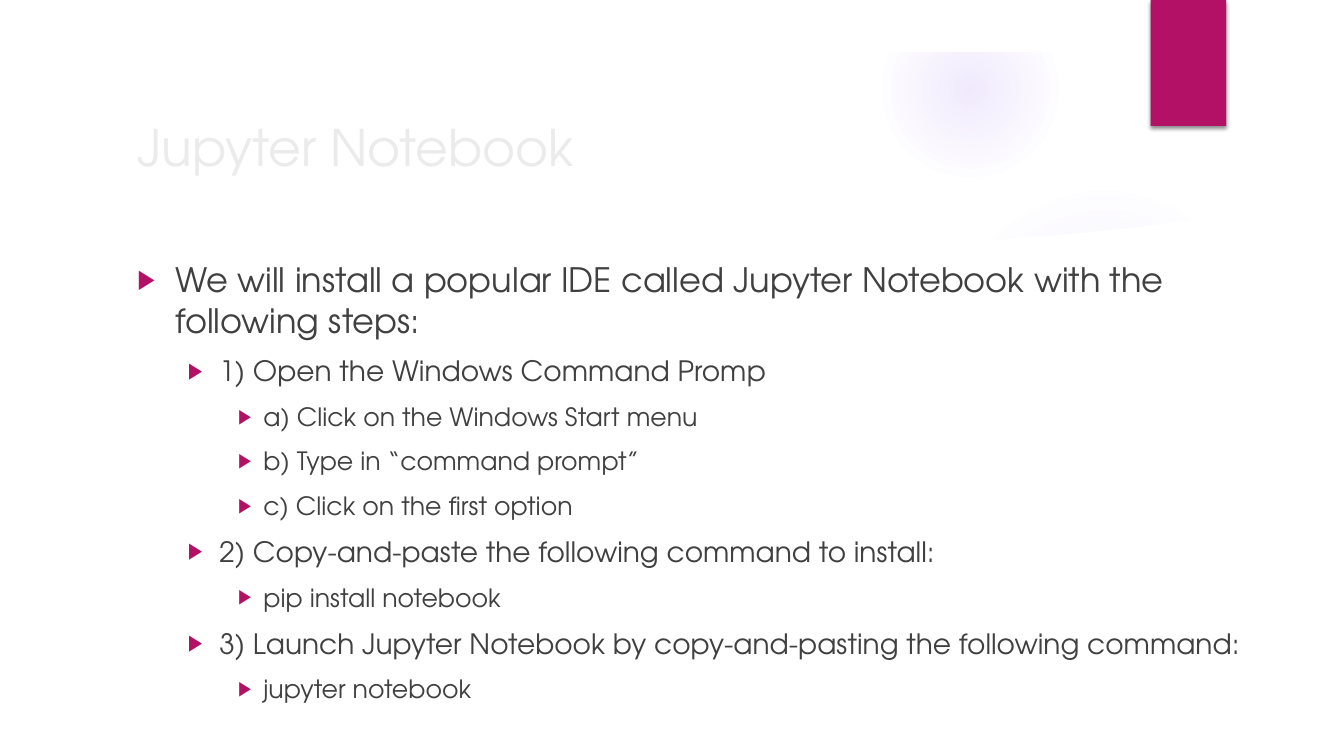
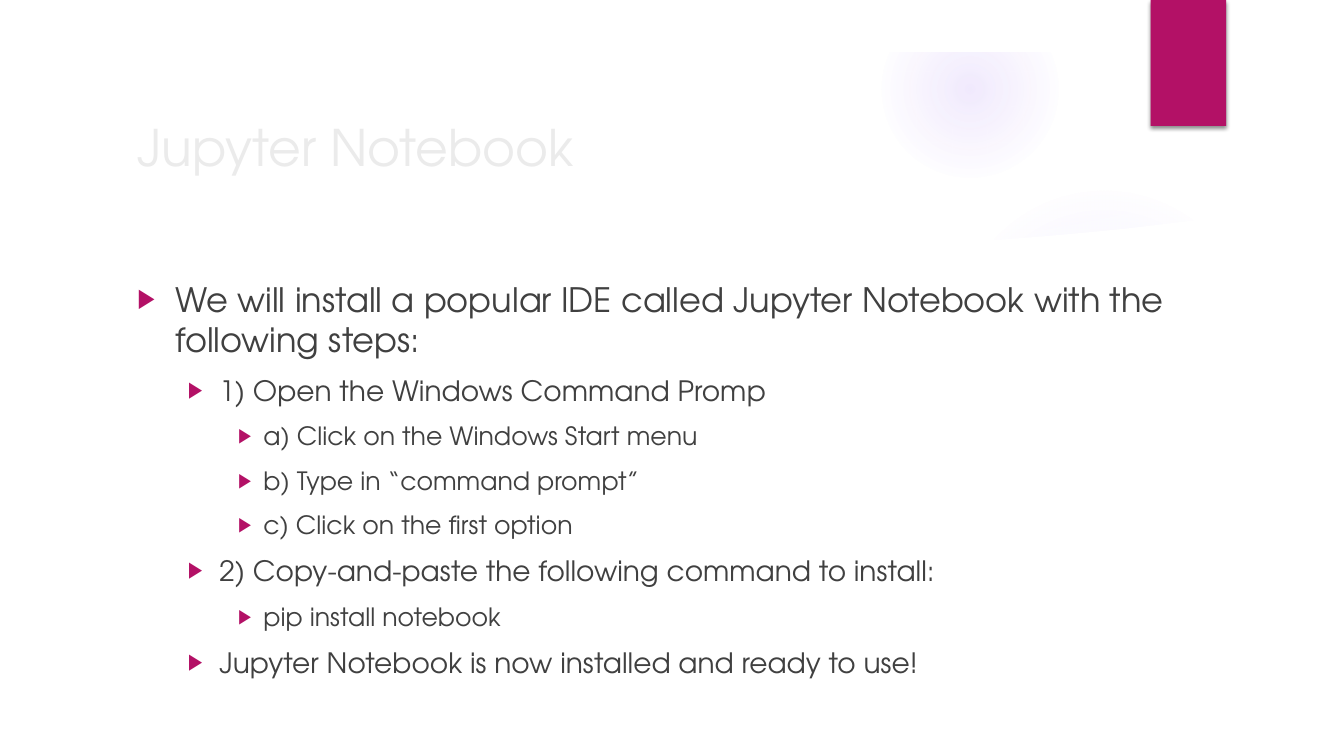
Before and after one commit to jmartineau1993/Intro-to-Python, a slide deck: slide 9 of PPTs/Week1.pptx (slide 8 before the commit). Drawn at 1344x756 pixels with LibreOffice and Linux fonts; fonts in the diff are those of the drawing; background and template pictures are left out. Boxes give left, top, right and bottom in pixels: in the first picture for what was removed or moved away, otherwise in the second. Text is boxed around its words. In the diff, an @@ line names an element or a change of style, - is before the commit and + after.

```diff
--- a/PPTs/Week1.pptx
+++ b/PPTs/Week1.pptx
@@ text "We will install a popular ...": place and size @@
-text "We will install a popular ..." at [175, 267, 1239, 703]
+text "We will install a popular ..." at [175, 287, 1164, 679]
@@ text at [219, 652, 918, 679]: text changed @@
-  ▶ 3) Launch Jupyter Notebook by copy-and-pasting the following command:
-    ▶ jupyter notebook
+  ▶ Jupyter Notebook is now installed and ready to use!
```
Also in this commit, not shown: 7 other slides changed, 1 slide added, 2 other files.
